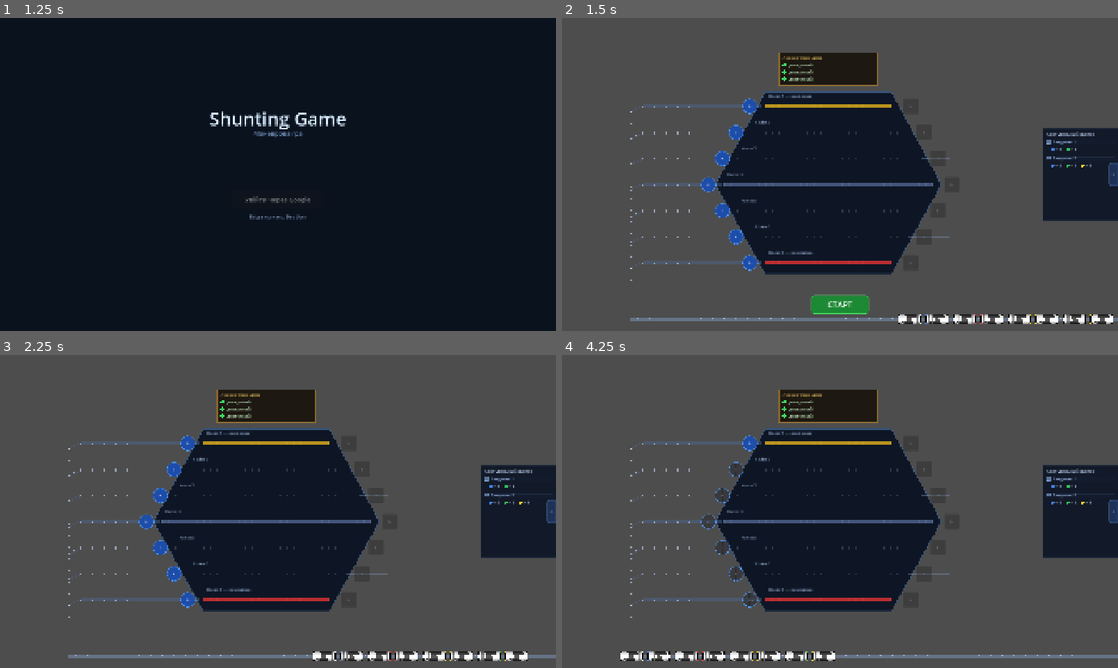
Above: before the commit, frames 1-4 (two rows, left to right).
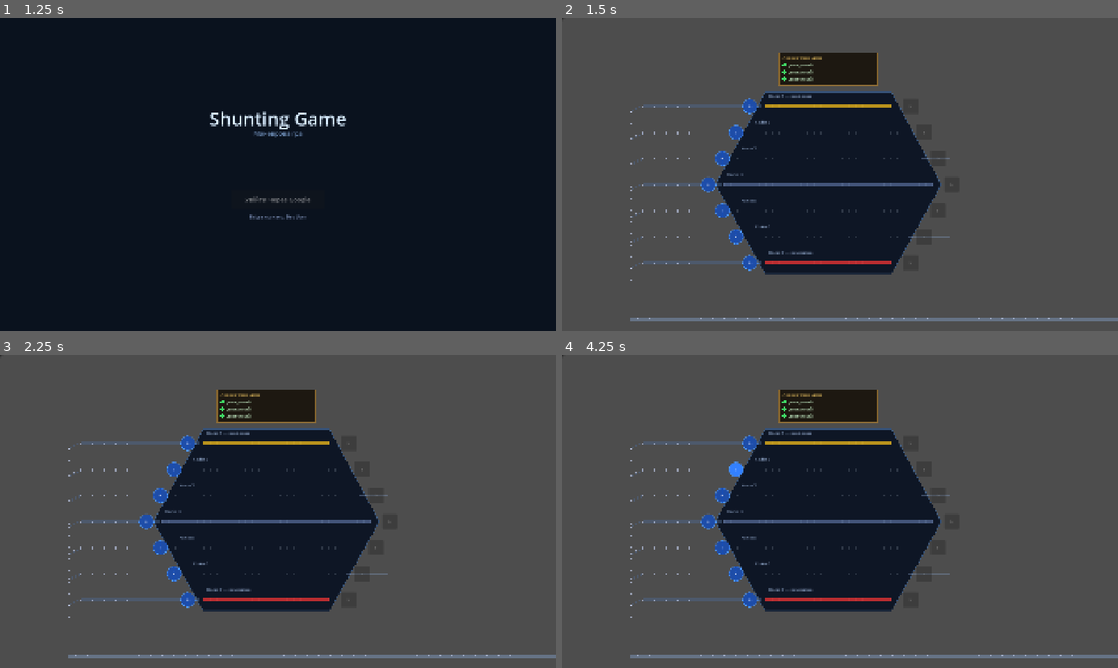
Above: after the commit, the same moments.

Repository: Fenimors99/shunting-game
Game: Godot game, scene res://scenes/LoginScreen.tscn
Same seed, same stepped clock (60 frames per second), same inputs: the game is played once before the commit and once after it.
Inputs (mouse positions are in pixels of both pictures, inside the frame that each line leads up to):
- Up to frame 1 (1.25 s): click "Увійти через Google" at 0.5 s
- Up to frame 2 (1.5 s): tap Enter at 1.25 s
- Up to frame 3 (2.25 s): click (278, 642) at 2 s, where only the run before the commit has a clickable "СТАРТ"
- Up to frame 4 (4.25 s): click "+" at 2.75 s; click "+" at 3.5 s

Frame 1 is identical in both runs. In frame 2, 5.5% of the frame differs, in the area x 0-100%, y 0-98%; in frame 3, 4.8%; in frame 4, 5.4%.
Error after the commit: Parse Error: Cannot infer the type of "base_x" variable because the value doesn't have a set type. (res://scripts/Queue.gd:105)

Commit message:
refactor: redraw loco depot only on second change; simplify spawn_wagon

Diff:
--- a/scripts/LocoDepot.gd
+++ b/scripts/LocoDepot.gd
@@ -15,15 +15,18 @@
 	_timers.fill(0.0)
 
 func _process(delta: float) -> void:
-	var any_busy := false
+	var needs_redraw := false
 	for i in MAX_LOCOS:
 		if _timers[i] > 0.0:
+			var prev_ceil := ceili(_timers[i])
 			var will_expire := _timers[i] <= delta
 			_timers[i] = maxf(0.0, _timers[i] - delta)
 			if will_expire:
 				availability_changed.emit(has_locomotive())
-			any_busy = true
-	if any_busy:
+				needs_redraw = true
+			elif ceili(_timers[i]) != prev_ceil:
+				needs_redraw = true
+	if needs_redraw:
 		queue_redraw()
 
 func has_locomotive() -> bool:
--- a/scripts/Queue.gd
+++ b/scripts/Queue.gd
@@ -102,25 +102,8 @@
 
 func _spawn_wagon(spawn_offscreen: bool) -> void:
 	var w: Wagon = _create_random_wagon()
-
-	var spawn_x: float
-
-	if _wagons.is_empty():
-		if spawn_offscreen:
-			spawn_x = Layout.QUEUE_OFFSCREEN_SPAWN_X
-		else:
-			spawn_x = Layout.QUEUE_START_X
-	else:
-		if spawn_offscreen:
-			# Новый вагон появляется не левее правой границы экрана
-			# и не ближе, чем WAGON_GAP к последнему вагону
-			spawn_x = maxf(
-				Layout.QUEUE_OFFSCREEN_SPAWN_X,
-				_wagons.back().position.x + Layout.WAGON_GAP
-			)
-		else:
-			spawn_x = _wagons.back().position.x + Layout.WAGON_GAP
-
+	var base_x := Layout.QUEUE_START_X if _wagons.is_empty() else _wagons.back().position.x + Layout.WAGON_GAP
+	var spawn_x := maxf(Layout.QUEUE_OFFSCREEN_SPAWN_X, base_x) if spawn_offscreen else base_x
 	w.position = Vector2(spawn_x, 0.0)
 	add_child(w)
 	_wagons.append(w)
